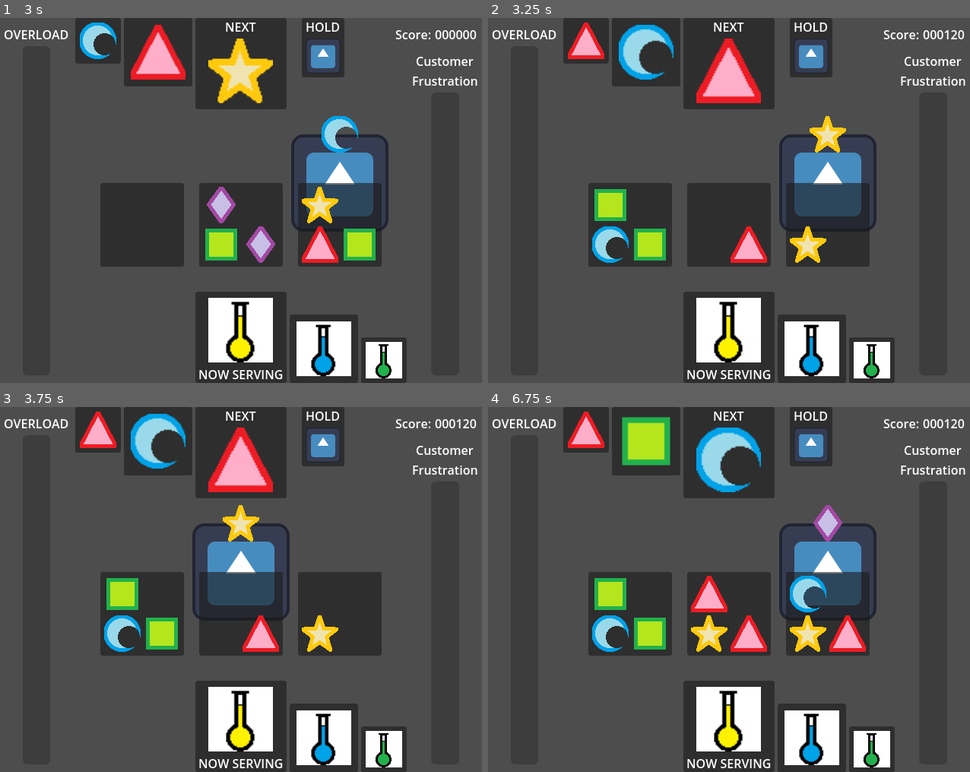
Above: before the commit, frames 1-4 (two rows, left to right).
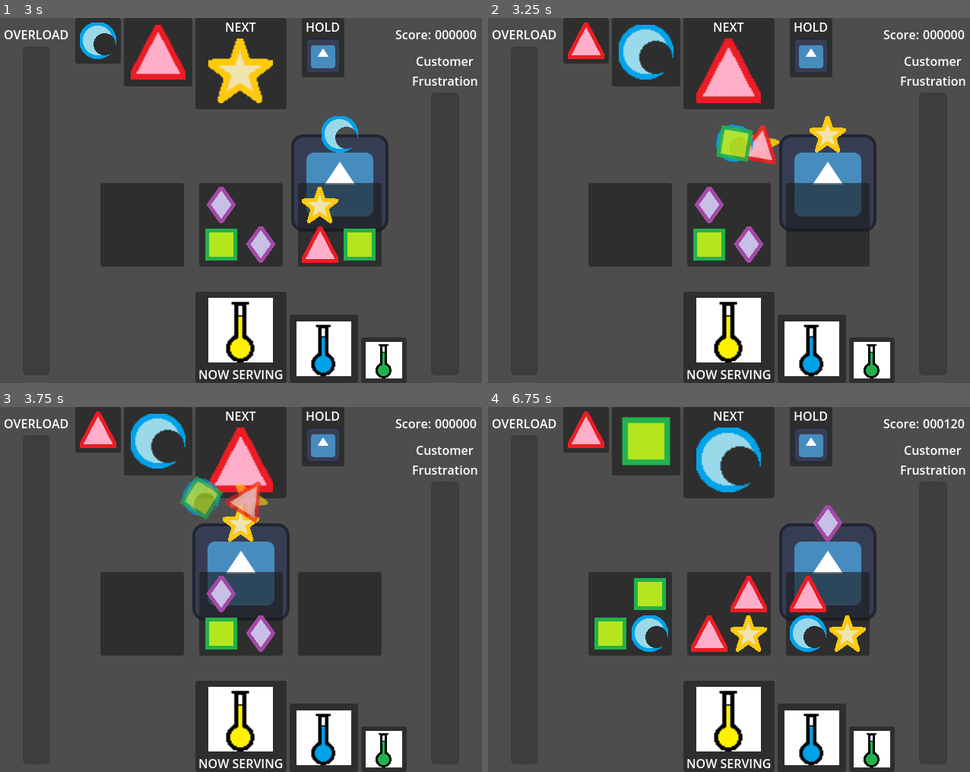
Above: after the commit, the same moments.

Repository: SamBumgardner/cure-all
Game: Godot game, scene res://src/gameplay/gameplay.tscn
The game is run twice, just before and just after one commit, with the same random seed, the same clock (stepped at 60 frames per second) and the same inputs. The engine's default icon, where the game draws it, is replaced by a stand-in: a white triangle on a blue panel in a dark square.
Inputs:
- Up to frame 1 (3 s): tap Enter (ui_accept) at 0.5, 0.77, 1.25, 1.52, 2, 2.75 s; hold Right (ui_right) 0.53-1.28 s; hold Left (ui_left) 1.28-2.03 s; hold Right (ui_right) from 2.03 s (still down)
- Up to frame 2 (3.25 s): keep holding Right (ui_right); tap Enter (ui_accept) at 3.02 s
- Up to frame 3 (3.75 s): release Right (ui_right) at 3.53 s; hold Left (ui_left) from 3.53 s (still down)
- Up to frame 4 (6.75 s): tap Enter (ui_accept) at 3.77, 4.52, 6.02, 6.5 s; release Left (ui_left) at 5.78 s; hold Right (ui_right) from 5.78 s (still down)

Frame 1 is identical in both runs. In frame 2, 4.5% of the frame differs, in the area x 21-98%, y 3-68%; in frame 3, 4.6%; in frame 4, 6.2%, in the area x 21-79%, y 46-68%.

Commit message:
basic implementation of launched ingredients

Diff:
--- a/game/src/gameplay/gameplay.gd
+++ b/game/src/gameplay/gameplay.gd
@@ -72,11 +72,27 @@
 
     var left_cauldron = _get_wrapped_cauldron(cauldron_index, -1)
     for ingredient in splash_left:
-        left_cauldron.add_ingredient(ingredient, false)
+        var launched_ingredient = LaunchedIngredient.new()
+        add_child(launched_ingredient)
+        launched_ingredient.launch(
+            ingredient,
+            cauldrons[cauldron_index].global_position,
+            left_cauldron.global_position,
+            2.0,
+            left_cauldron.add_ingredient.bind(ingredient, false)
+        )
 
     var right_cauldron = _get_wrapped_cauldron(cauldron_index, 1)
     for ingredient in splash_right:
-        right_cauldron.add_ingredient(ingredient, true)
+        var launched_ingredient = LaunchedIngredient.new()
+        add_child(launched_ingredient)
+        launched_ingredient.launch(
+            ingredient,
+            cauldrons[cauldron_index].global_position,
+            right_cauldron.global_position,
+            2.0,
+            right_cauldron.add_ingredient.bind(ingredient, false)
+        )
 
 func _get_wrapped_cauldron(starting_cauldron_i: int, offset: int) -> Cauldron:
     var new_cauldron_i: int = starting_cauldron_i + offset
--- /dev/null
+++ b/game/src/gameplay/ui/launched_ingredient.gd
@@ -0,0 +1,34 @@
+class_name LaunchedIngredient extends Sprite2D
+
+const LAUNCH_HEIGHT: Vector2 = Vector2(0, -100)
+
+var position_tween: Tween
+var visual_tween: Tween
+
+func _ready() -> void:
+    modulate = Color.TRANSPARENT
+
+func launch(ingredient_type: Ingredient.TYPES, start_position: Vector2, end_position: Vector2,
+        duration: float, callback: Callable):
+    if position_tween != null and position_tween.is_valid():
+        position_tween.kill()
+        visual_tween.kill()
+
+    texture = load(Ingredient.INGREDIENT_ICON_FORMAT % Ingredient.INGREDIENT_NAMES[ingredient_type])
+    rotation_degrees = 0
+    modulate = Color.WHITE
+    global_position = start_position
+
+    var midway_position: Vector2 = (start_position + end_position) / 2 + LAUNCH_HEIGHT
+    position_tween = create_tween()
+    position_tween.set_trans(Tween.TRANS_CUBIC)
+    position_tween.set_ease(Tween.EASE_OUT)
+    position_tween.tween_property(self, "global_position", midway_position, duration / 2)
+    position_tween.set_ease(Tween.EASE_IN)
+    position_tween.tween_property(self, "global_position", end_position, duration / 2)
+
+    visual_tween = create_tween()
+    visual_tween.tween_property(self, "modulate", Color.TRANSPARENT, duration)
+    visual_tween.parallel().tween_property(self, "rotation_degrees", rotation_degrees + 90, duration)
+
+    visual_tween.tween_callback(callback)
